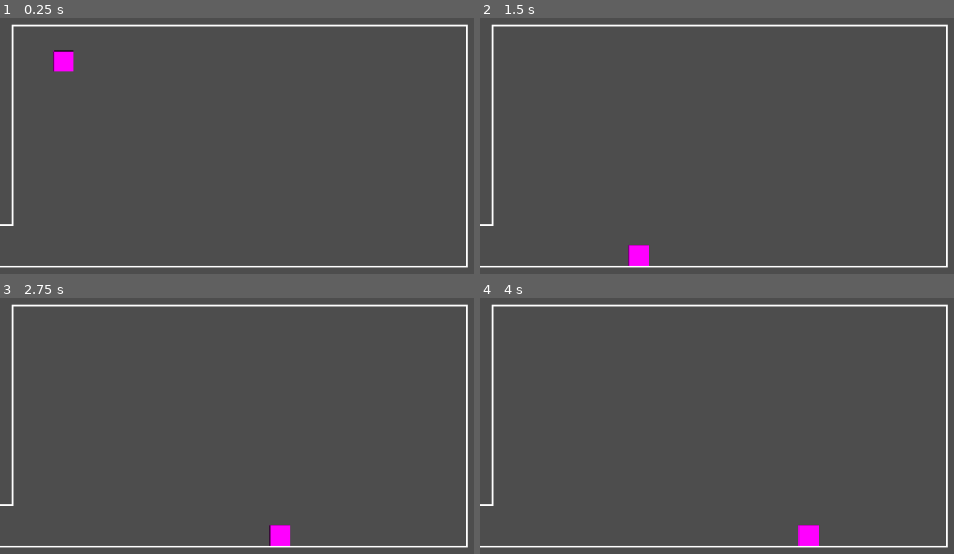
Above: before the commit, frames 1-4 (two rows, left to right).
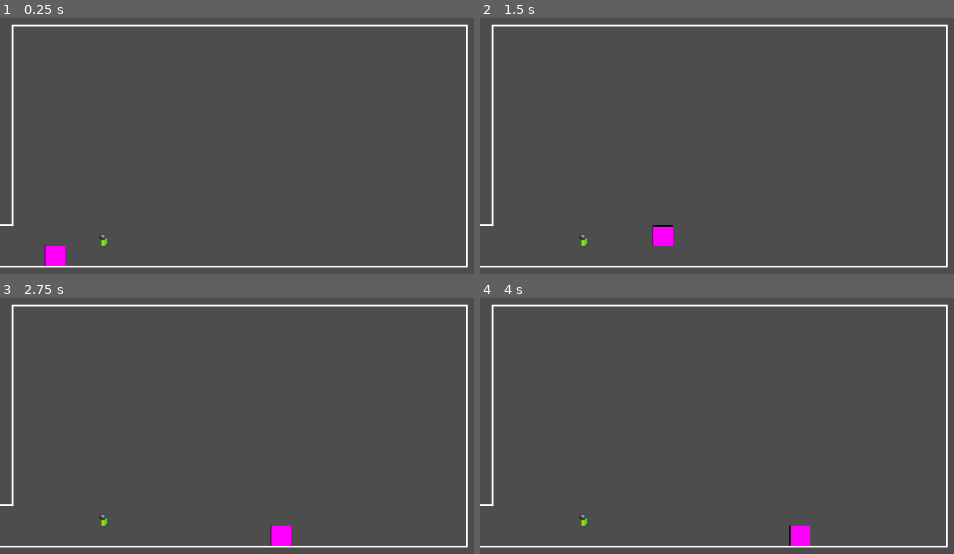
Above: after the commit, the same moments.

Repository: ashtherz/roots
Game: Godot game, scene res://scenes/platformer.tscn
Two runs of this game, one before a commit and one after it. Both use one fixed random seed, a clock stepped at 60 frames per second and the inputs below. This scene is started directly instead of the project's main scene.
Inputs:
- Up to frame 1 (0.25 s): no input
- Up to frame 2 (1.5 s): hold Right (ui_right) from 0.53 s (still down); tap Up (PlatformerJump) at 0.77 s
- Up to frame 3 (2.75 s): tap Up (PlatformerJump) at 1.52 s; release Right (ui_right) at 2.03 s; hold Left (ui_left) from 2.03 s (still down)
- Up to frame 4 (4 s): release Left (ui_left) at 2.78 s; hold Right (ui_right) from 2.78 s (still down); tap Up (PlatformerJump) at 3.02, 3.77 s

The runs differ from the first frame. In frame 1, 0.8% of the frame differs, in the area x 9-23%, y 12-97%; in frame 2, 0.8%; in frame 3, 0.1%; in frame 4, 0.4%.

Commit message:
Add item outline

Diff:
--- /dev/null
+++ b/game/assets/item_outline.gdshader
@@ -0,0 +1,43 @@
+shader_type canvas_item;
+render_mode blend_mix;
+
+// Based on https://www.reddit.com/r/godot/comments/84fhuh/2d_outline_shader_finally_got_it_working/
+
+instance uniform float outLineSize  = 4.0; // in pixels
+instance uniform vec4  outLineColor = vec4(1.0, 1.0, 1.0, 1.0);
+
+const vec2 NEIGHBOURS[8] = {
+    vec2(0.0, 1.0), vec2(0.0, -1.0), vec2(1.0, 0.0), vec2(-1.0, 0.0),
+    vec2(1.0, 1.0), vec2(1.0, -1.0), vec2(-1.0, 1.0), vec2(-1.0, -1.0)
+};
+
+float inside(vec2 uv)
+{
+    return uv == clamp(uv, vec2(0.0), vec2(1.0)) ? 1.0 : 0.0;
+}
+
+void fragment()
+{
+    vec4 tcol = texture(TEXTURE, UV) * inside(UV);
+
+    if (tcol.a == 0.0)
+    {
+        vec2 uvStep = outLineSize * TEXTURE_PIXEL_SIZE;
+        float neighbourAlpha = 0.0;
+        for (int i = 0; i < 8; i++)
+        {
+            vec2 uv = UV + NEIGHBOURS[i] * uvStep;
+            neighbourAlpha = max(neighbourAlpha, texture(TEXTURE, uv).a * inside(uv));
+        }
+
+        if (neighbourAlpha != 0.0)
+            tcol = outLineColor;
+    }
+
+    COLOR = tcol;
+}
+
+//void light() {
+//	// Called for every pixel for every light affecting the CanvasItem.
+//	// Uncomment to replace the default light processing function with this one.
+//}
--- a/game/scenes/platformer.tscn
+++ b/game/scenes/platformer.tscn
@@ -2,6 +2,9 @@
 
 [ext_resource type="Script" uid="uid://3yfmk30b3e7c" path="res://scripts/platformer/player.gd" id="1_xxtnn"]
 [ext_resource type="Texture2D" uid="uid://dv7e5eiqndy8s" path="res://assets/sprites/tilesets/platformer_tileset.png" id="2_j2uy2"]
+[ext_resource type="Shader" uid="uid://bw7rs7q2i56si" path="res://assets/item_outline.gdshader" id="3_85uu4"]
+[ext_resource type="Texture2D" uid="uid://3rl2tdyieagd" path="res://assets/sprites/battery.png" id="4_xlal6"]
+[ext_resource type="Script" uid="uid://dk7xma07k385n" path="res://scripts/platformer/interactable_sprite.gd" id="5_qcnyv"]
 
 [sub_resource type="RectangleShape2D" id="RectangleShape2D_5m132"]
 size = Vector2(50, 50)
@@ -45,10 +48,17 @@
 [sub_resource type="RectangleShape2D" id="RectangleShape2D_gu6s7"]
 size = Vector2(100, 25)
 
+[sub_resource type="CircleShape2D" id="CircleShape2D_5m132"]
+radius = 50.0
+
+[sub_resource type="ShaderMaterial" id="ShaderMaterial_2sk2l"]
+shader = ExtResource("3_85uu4")
+
 [node name="Platformer" type="Node2D" unique_id=1619893616]
 
 [node name="Player" type="CharacterBody2D" parent="." unique_id=497484441]
-position = Vector2(152, 87)
+unique_name_in_owner = true
+position = Vector2(131, 557)
 script = ExtResource("1_xxtnn")
 
 [node name="CollisionShape2D" type="CollisionShape2D" parent="Player" unique_id=720186370]
@@ -98,3 +108,20 @@
 [node name="CollisionShape2D" type="CollisionShape2D" parent="StaticBody2D5" unique_id=961605109]
 shape = SubResource("RectangleShape2D_gu6s7")
 one_way_collision = true
+
+[node name="Interactable" type="Node2D" parent="." unique_id=222723877]
+position = Vector2(247, 545)
+
+[node name="Area2D" type="Area2D" parent="Interactable" unique_id=1689563660]
+
+[node name="CollisionShape2D" type="CollisionShape2D" parent="Interactable/Area2D" unique_id=1147629661]
+shape = SubResource("CircleShape2D_5m132")
+
+[node name="Sprite2D" type="Sprite2D" parent="Interactable" unique_id=786379208]
+material = SubResource("ShaderMaterial_2sk2l")
+scale = Vector2(0.3, 0.3)
+texture = ExtResource("4_xlal6")
+script = ExtResource("5_qcnyv")
+
+[connection signal="body_entered" from="Interactable/Area2D" to="Interactable/Sprite2D" method="_on_area_2d_body_entered"]
+[connection signal="body_exited" from="Interactable/Area2D" to="Interactable/Sprite2D" method="_on_area_2d_body_exited"]
--- /dev/null
+++ b/game/scripts/platformer/interactable_sprite.gd
@@ -0,0 +1,54 @@
+extends Sprite2D
+signal interacted
+
+@export var interactableId: String = "Unknown"
+
+const INACTIVE_OUTLINE: float = 0.0
+const IN_RANGE_OUTLINE: float = 2.0 # outline width in game pixels
+
+var normalColor: Vector4 = Vector4(1.0, 1.0, 1.0, 1.0)
+
+func set_normal_color(color: Vector4) -> void:
+	normalColor = color
+
+# Undo the sprite's scale to get the outline size in pixels
+func _outline_size(gamePixels: float) -> float:
+	return gamePixels / absf(global_scale.x)
+
+# state is str and not enum because idk how to make enums work across scripts
+func show_state(state: String) -> void:
+	match state:
+		"IN_RANGE":
+			set_instance_shader_parameter("outLineSize", _outline_size(IN_RANGE_OUTLINE))
+			set_instance_shader_parameter("outLineColor", normalColor)
+		"INACTIVE":
+			set_instance_shader_parameter("outLineSize", INACTIVE_OUTLINE)
+			set_instance_shader_parameter("outLineColor", normalColor)
+		_:
+			push_warning("Unknown state ", state)
+
+func interact() -> bool:
+	interacted.emit()
+	return true
+
+# The shader can only draw inside the sprite's rect, so grow the drawn region past the
+# texture to leave room for the outline.
+# thank you syrupyy - from spdskatr
+func _pad_region_for_outline() -> void:
+	var texSize: Vector2 = texture.get_size()
+	var pad: Vector2 = Vector2.ONE * (ceilf(_outline_size(IN_RANGE_OUTLINE)) + 1.0)
+	region_enabled = true
+	region_rect = Rect2(-pad, texSize + pad * 2.0)
+
+func _ready() -> void:
+	_pad_region_for_outline()
+	# %InteractionManager.register_interactable(self)
+	show_state("INACTIVE")
+
+
+func _on_area_2d_body_entered(body: Node2D) -> void:
+	show_state("IN_RANGE")
+
+
+func _on_area_2d_body_exited(body: Node2D) -> void:
+	show_state("INACTIVE")
Not shown, added: game/assets/item_outline.gdshader.uid
Binary file added: game/assets/sprites/battery.png
Not shown, added: game/assets/sprites/battery.png.import
Not shown, added: game/scripts/platformer/interactable_sprite.gd.uid
